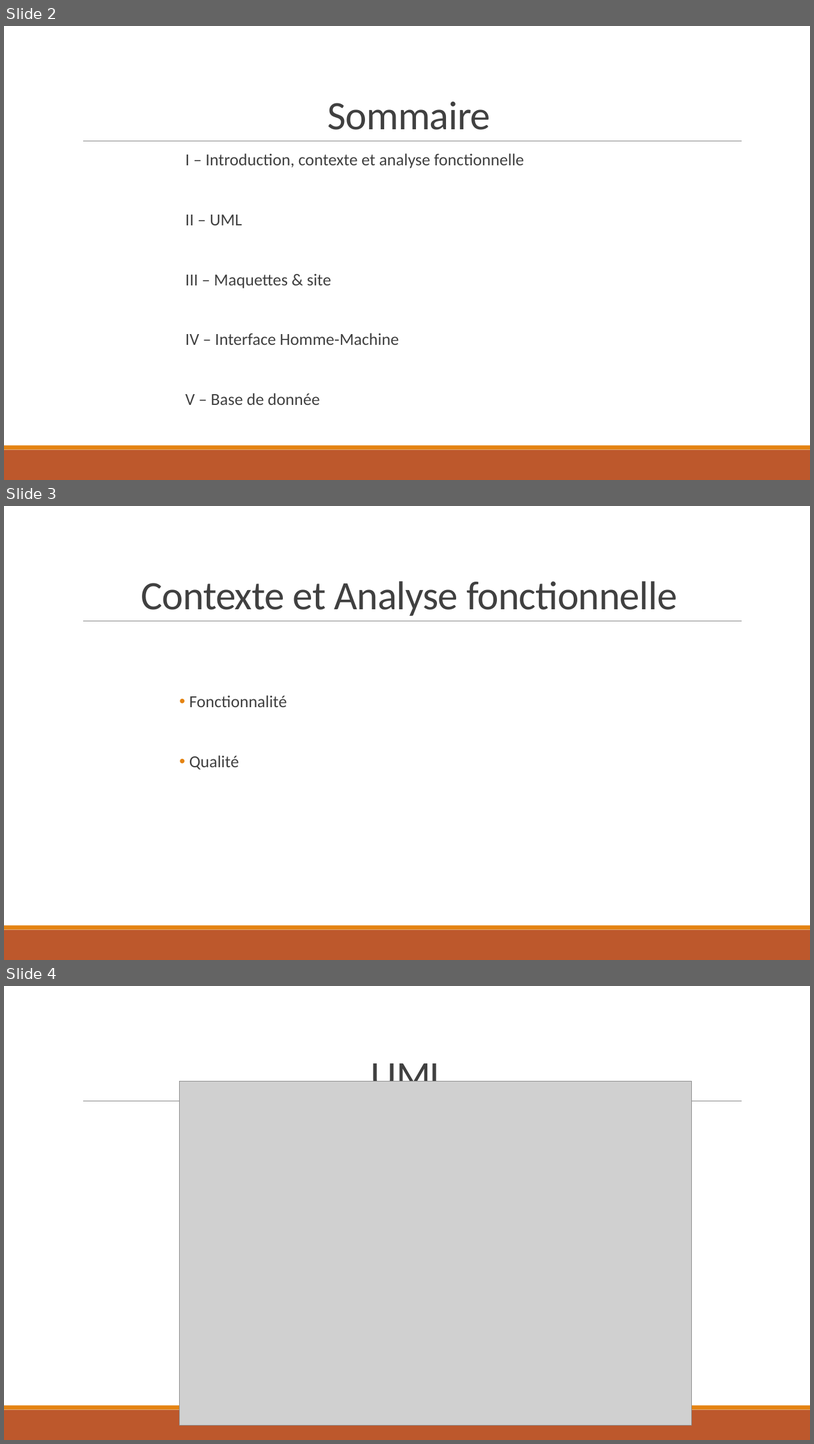
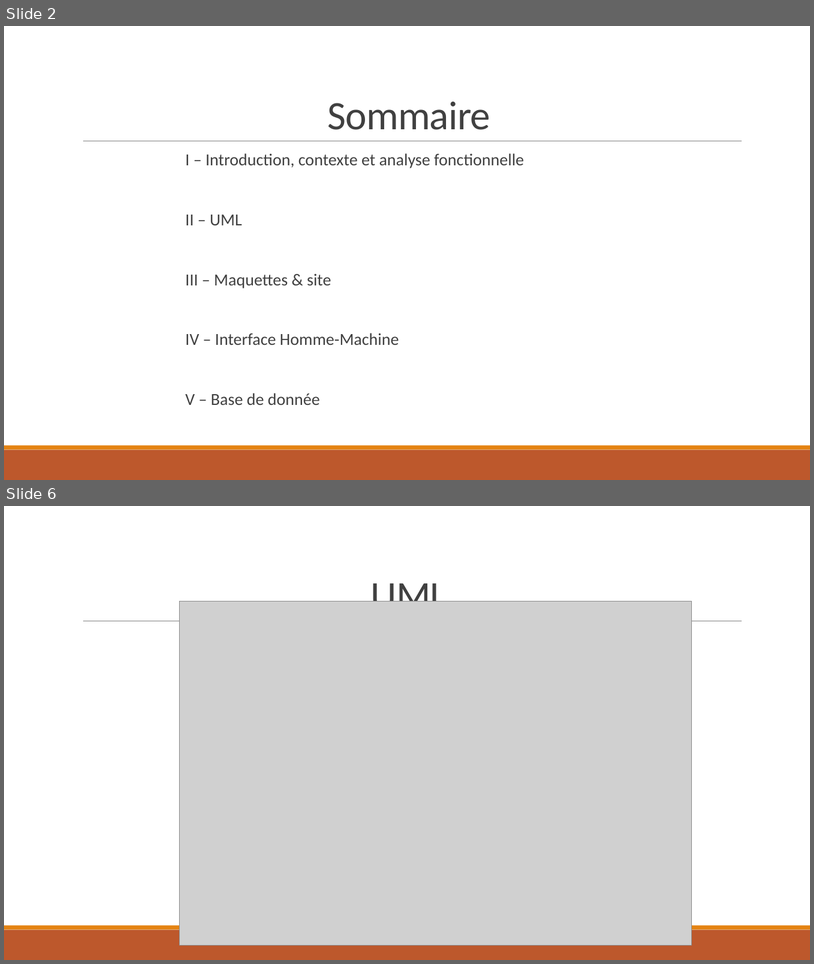
Before and after one commit to Orionde/Mew-Project, a slide deck: blabla/Rendu/Projet Booker it2 - V1.pptx. Shown one above the other, each under a label of ours: slides 2, 3 and 4 before the commit, slides 2 and 6 after it; the slides between them are not shown. The pictures are 814x1444 and 814x964 pixels, drawn with LibreOffice and Linux fonts; fonts in the diff are those of the drawing; grey boxes stand for pictures. Boxes give left, top, right and bottom in pixels: in the first picture for what was removed or moved away, otherwise in the second. Text is boxed around its words. In the diff, an @@ line names an element or a change of style, - is before the commit and + after.

```diff
--- a/blabla/Rendu/Projet Booker it2 - V1.pptx
+++ b/blabla/Rendu/Projet Booker it2 - V1.pptx
@@ slide 3 removed at bbox=[4, 506, 810, 960], background #FFFFFF; not listed: 3 template elements that a slide beside it also shows @@
@@ title removed at bbox=[141, 581, 677, 616] @@
-Contexte et Analyse fonctionnelle
@@ text removed at bbox=[189, 695, 287, 769] @@
-• Fonctionnalité
-• Qualité
@@ what was slide 4 is now slide 6 @@
```
Also in this commit, not shown: 3 slides added.
